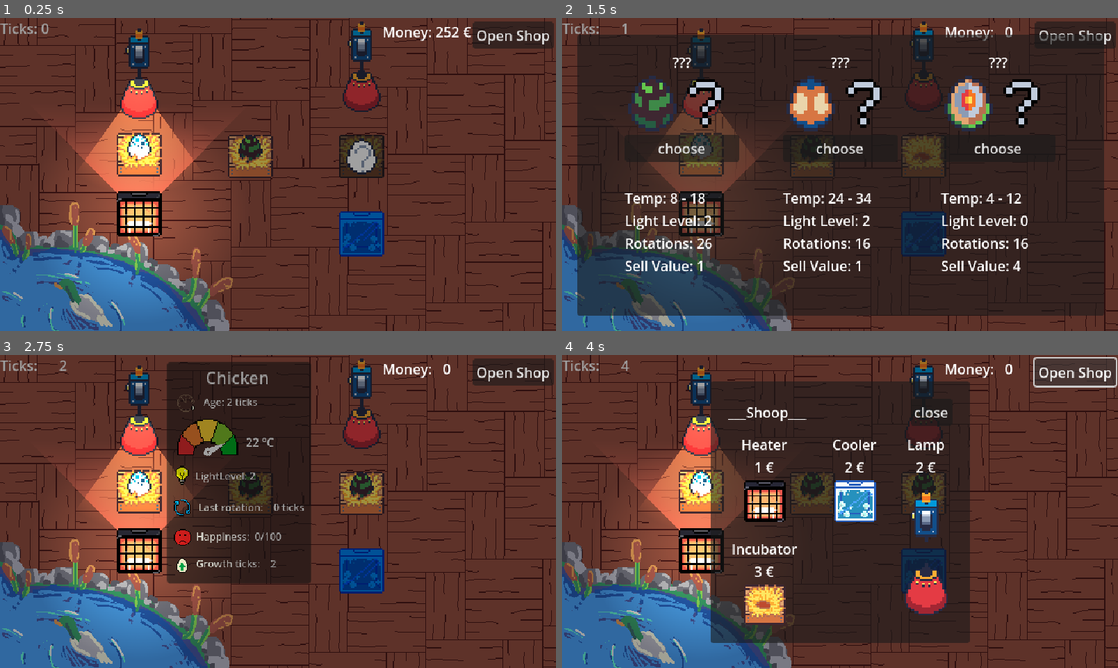
Above: before the commit, frames 1-4 (two rows, left to right).
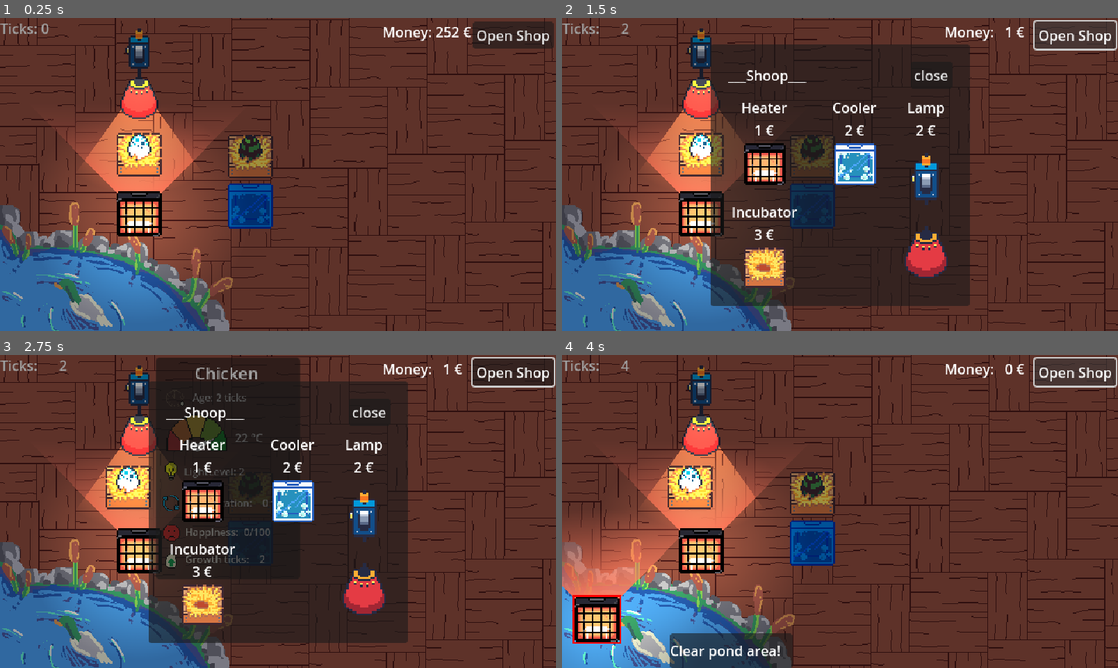
Above: after the commit, the same moments.

Repository: Chris-GW/eggs_incubation_station
Game: Godot game, scene res://main.tscn
Same seed, same stepped clock (60 frames per second), same inputs: the game is played once before the commit and once after it. Sound files missing from this copy of the repository are replaced by a short silence.
Inputs (mouse positions are in pixels of both pictures, inside the frame that each line leads up to):
- Up to frame 1 (0.25 s): no input
- Up to frame 2 (1.5 s): click (923, 155) at 0.52 s; click "Open Shop" at 1.25 s
- Up to frame 3 (2.75 s): click (116, 483) at 2 s, where only the run before the commit has a clickable "choose"
- Up to frame 4 (4 s): click (762, 477) at 2.77 s; click "Open Shop" at 3.5 s

The runs differ from the first frame. In frame 1, 4.4% of the frame differs, in the area x 32-70%, y 1-77%; in frame 2, 55%, in the area x 2-100%, y 0-96%; in frame 3, 30%; in frame 4, 47%.

Commit message:
small edits

Diff:
--- a/main.tscn
+++ b/main.tscn
@@ -44,21 +44,14 @@
 position = Vector2(288, 160)
 starting_egg_creature = ExtResource("4_lquwl")
 
-[node name="IncubationStation3" parent="Map" instance=ExtResource("2_0xm2m")]
-position = Vector2(416, 160)
-
 [node name="Heater" parent="Map" instance=ExtResource("3_h2yge")]
 position = Vector2(160, 225)
 
 [node name="HangingLamp" parent="Map" instance=ExtResource("6_7mycd")]
 position = Vector2(160, 64)
 
-[node name="HangingLamp2" parent="Map" instance=ExtResource("6_7mycd")]
-position = Vector2(416, 56)
-enabled = false
-
 [node name="Cooler" parent="Map" instance=ExtResource("7_272bh")]
-position = Vector2(416, 248)
+position = Vector2(288, 216)
 enabled = false
 
 [node name="GameTickTimer" type="Timer" parent="."]
@@ -76,6 +69,9 @@
 
 [node name="Camera2D" type="Camera2D" parent="."]
 anchor_mode = 0
+
+[node name="MusicAudioStreamPlayer" type="AudioStreamPlayer" parent="."]
+volume_db = -12.0
 
 [node name="CanvasLayer" type="CanvasLayer" parent="."]
 
--- a/scripts/main.gd
+++ b/scripts/main.gd
@@ -6,7 +6,7 @@
 @onready var game_tick_timer: Timer = $GameTickTimer
 @onready var audio_listener_2d: AudioListener2D = %AudioListener2D
 
-static var money := 0
+static var money := 1
 static var ticks_running := true
 
 var game_ticks := 0
@@ -33,7 +33,7 @@
 		get_tree().call_group("devices", "post_game_tick")
 		game_ticks += 1
 		%TickLabel.text = "Ticks: %6d" % game_ticks
-		%MoneyLabel.text = "Money: %3d" % money
+		%MoneyLabel.text = "Money: %3d €" % money
 
 
 func _on_open_shop_button_pressed() -> void:
